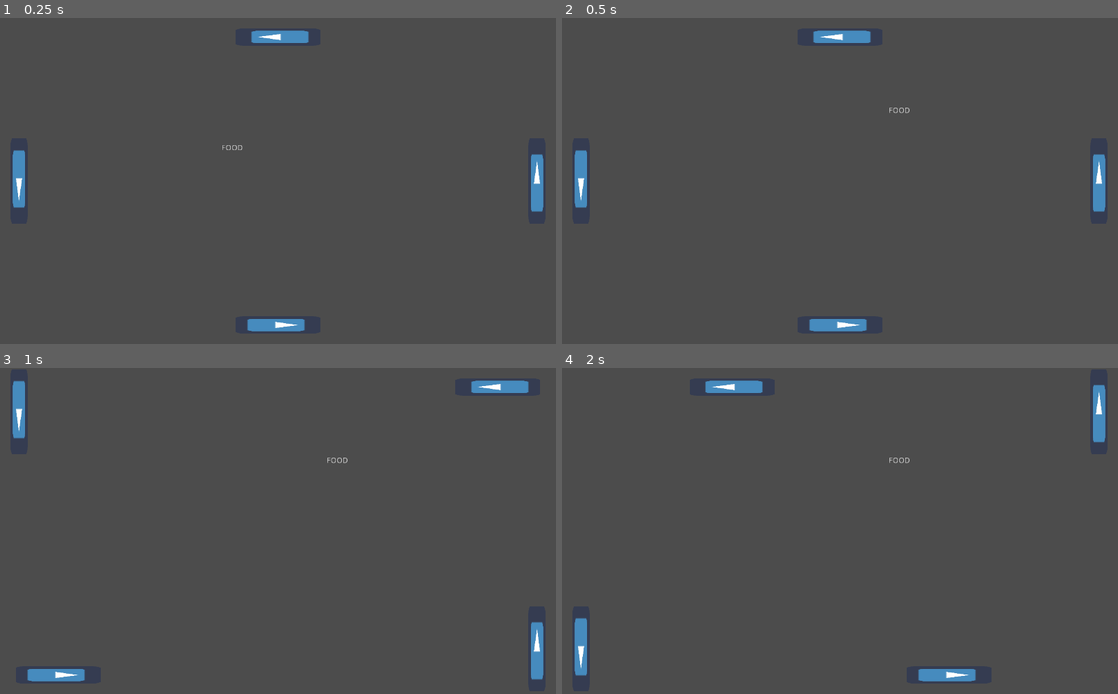
Above: before the commit, frames 1-4 (two rows, left to right).
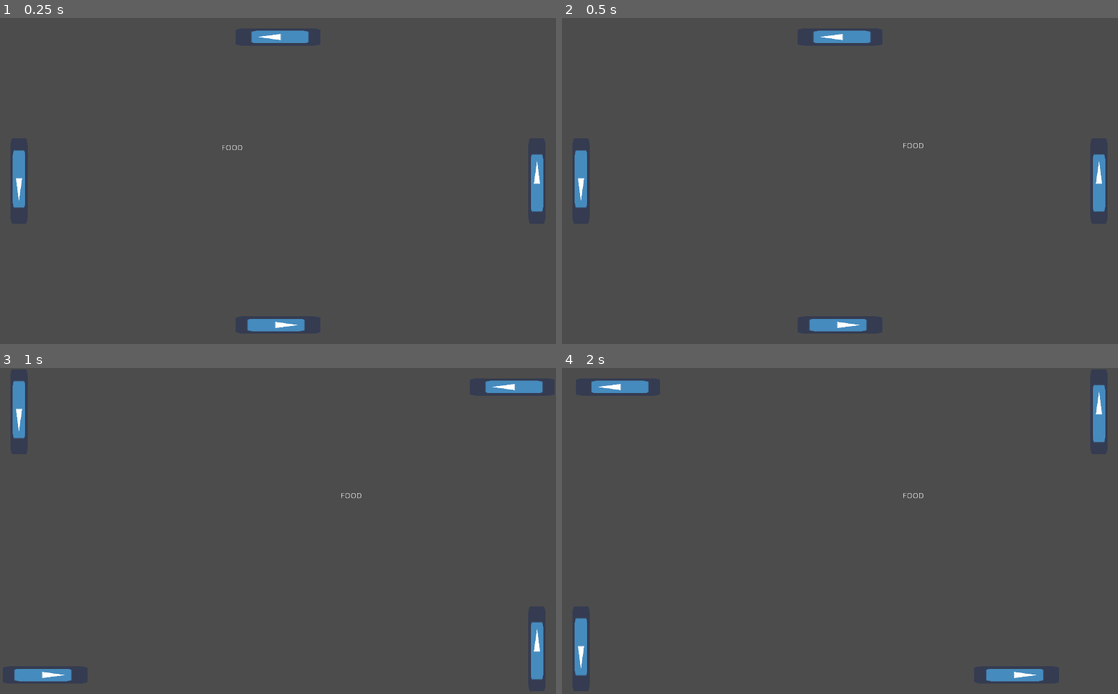
Above: after the commit, the same moments.

Repository: Dvdson/Nail-The-Game
Game: Godot game, scene res://Main/Level.tscn
The game is run twice, just before and just after one commit, with the same random seed, the same clock (stepped at 60 frames per second) and the same inputs. The engine's default icon, where the game draws it, is replaced by a stand-in: a white triangle on a blue panel in a dark square.
Inputs:
- Up to frame 1 (0.25 s): no input
- Up to frame 2 (0.5 s): no input
- Up to frame 3 (1 s): hold D (button_right) from 0.53 s (still down)
- Up to frame 4 (2 s): release D (button_right) at 1.28 s; hold A (button_left) from 1.28 s (still down)

Frame 1 is identical in both runs. In frame 2, less than 0.1% of the frame differs, in the area x 58-65%, y 27-41%; in frame 3, 0.6%; in frame 4, 1.6%, in the area x 5-87%, y 3-97%.

Commit message:
Editing plataform velocity

Diff:
--- a/Snakenoid/Main/Level.tscn
+++ b/Snakenoid/Main/Level.tscn
@@ -18,6 +18,7 @@
 position = Vector2( 512, 600 )
 rotation = 1.5708
 scale = Vector2( 2, 3 )
+vel_module = 1200
 
 [node name="Platform3" parent="." instance=ExtResource( 2 )]
 position = Vector2( 0, 300 )
@@ -28,6 +29,7 @@
 position = Vector2( 512, 0 )
 rotation = -1.5708
 scale = Vector2( 2, 3 )
+vel_module = 1200
 
 [node name="Edges" type="Node2D" parent="."]
 position = Vector2( 1032.02, 304.148 )
--- a/Snakenoid/Objects/Food.gd
+++ b/Snakenoid/Objects/Food.gd
@@ -5,6 +5,6 @@
 		_respawn()
 
 func _respawn():
-	var x = rand_range(100, 800)
-	var y = rand_range(100,600)
+	var x = rand_range(200, 800)
+	var y = rand_range(200,450)
 	position = Vector2(x, y)
--- a/Snakenoid/Objects/Snake/Head.gd
+++ b/Snakenoid/Objects/Snake/Head.gd
@@ -22,7 +22,13 @@
 				#death
 				_death()
 				pass
+			16:#food
+				_grow_snake()
+				pass
 
 func _death():
 	emit_signal("dead")
 	queue_free()
+
+func _grow_snake():
+	pass
--- a/Snakenoid/Objects/Snake/Head.tscn
+++ b/Snakenoid/Objects/Snake/Head.tscn
@@ -7,7 +7,7 @@
 
 [node name="Head" type="KinematicBody2D"]
 collision_layer = 8
-collision_mask = 6
+collision_mask = 22
 script = ExtResource( 1 )
 
 [node name="CollisionShape2D" type="CollisionShape2D" parent="."]
